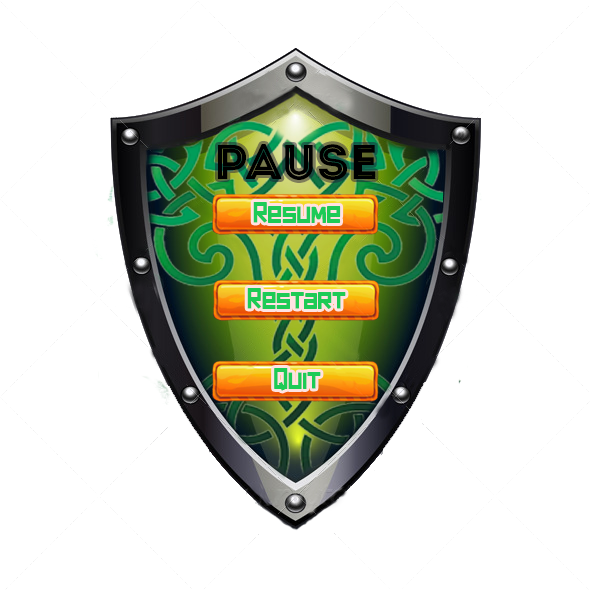
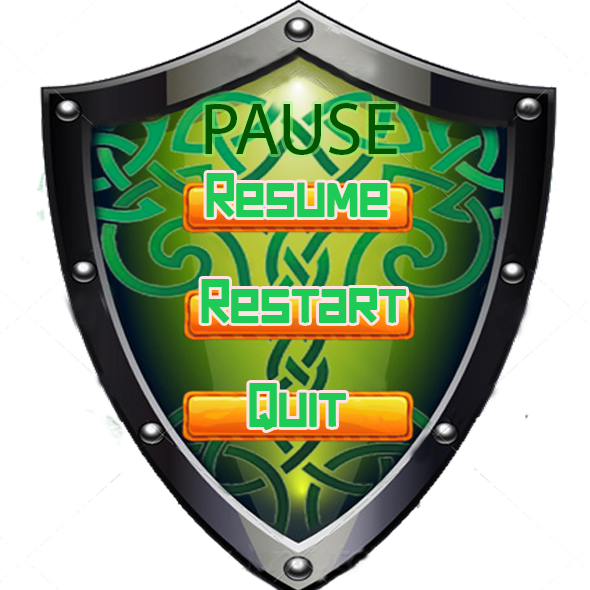
Revision of a layered (590, 590) image; what changed, layer by layer:
painted on "Quit" over [249, 368, 347, 430]
painted on "Restart" over [201, 279, 407, 323]
painted on "Resume" over [206, 173, 388, 223]
painted on "PAUSE" over [205, 103, 397, 180]
painted on "stock-vector-set-of-orange-cartoon-glossy-buttons-funny-elements-for-web-or-gui…" over [0, 0, 589, 590]
removed layer "stock-vector-set-of-orange-cartoon-glossy-buttons-funny-elements-for-web-or-gui…" (2nd of 3) over [197, 145, 395, 343]
removed layer "stock-vector-set-of-orange-cartoon-glossy-buttons-funny-elements-for-web-or-gui…" (3rd of 3) over [196, 59, 394, 257]
removed layer "celtic52_large" over [92, 97, 482, 511]
removed layer "Layer 0" over [0, 1, 590, 590]
